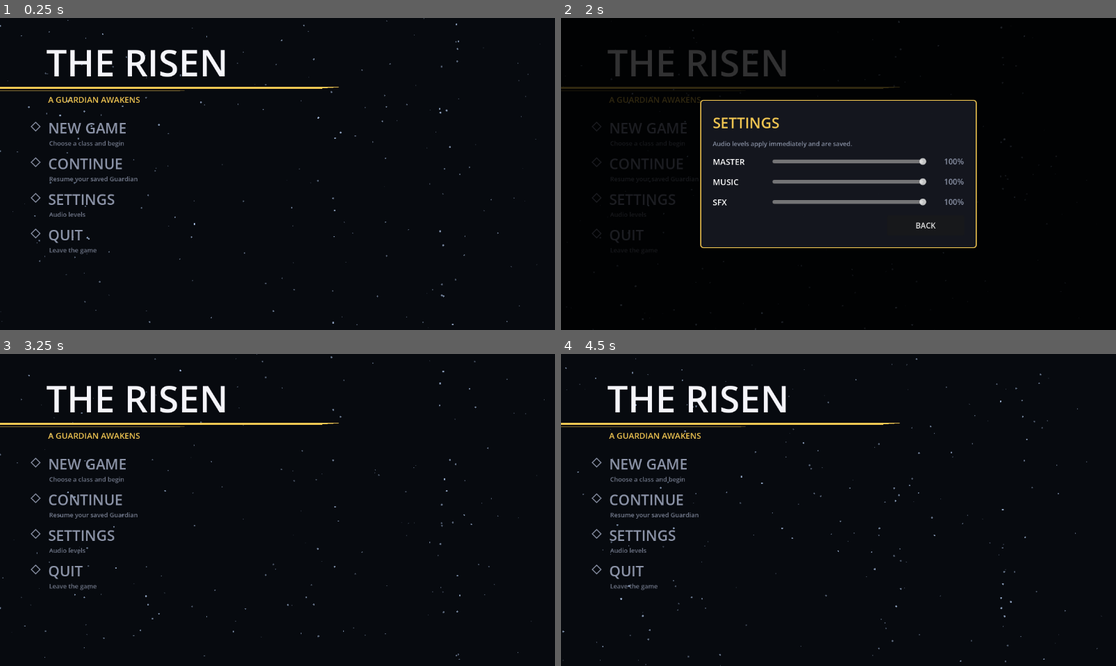
Above: before the commit, frames 1-4 (two rows, left to right).
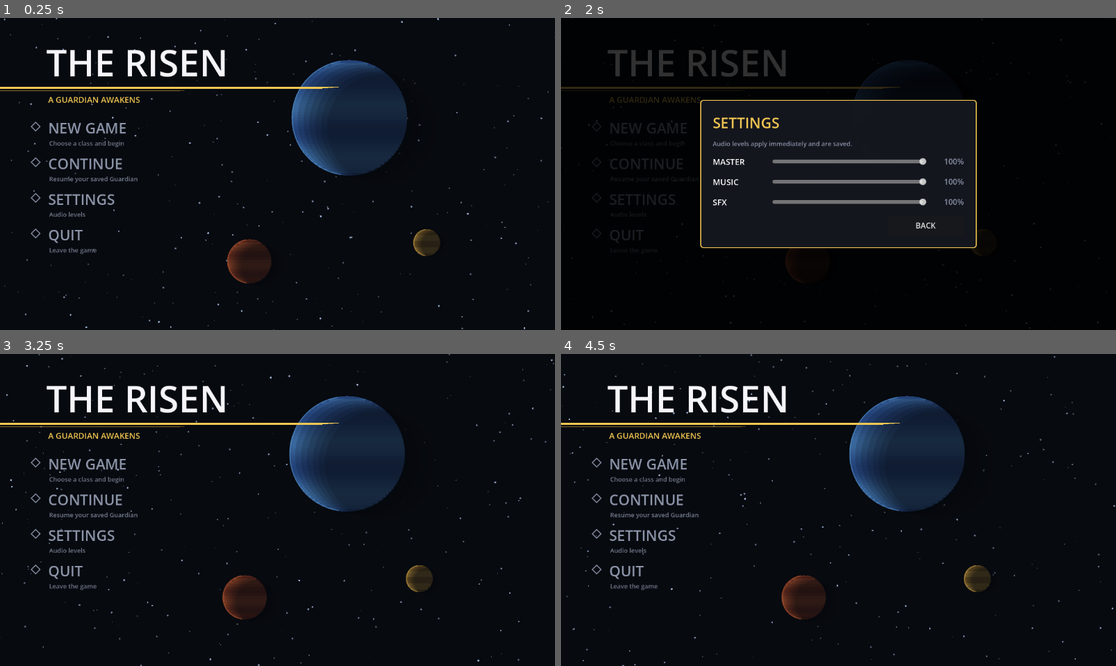
Above: after the commit, the same moments.

Repository: vasilisbit/The_Risen
Game: Godot game, scene res://ui/main_menu.tscn
The game is run twice, just before and just after one commit, with the same random seed, the same clock (stepped at 60 frames per second) and the same inputs.
Inputs (mouse positions are in pixels of both pictures, inside the frame that each line leads up to):
- Up to frame 1 (0.25 s): no input
- Up to frame 2 (2 s): tap Enter at 0.5 s; drag from (838, 174) to (894, 105) at 0.52 s; drag from (727, 189) to (810, 236) at 1.27 s
- Up to frame 3 (3.25 s): click "BACK" at 2 s; move the mouse to (333, 441) at 2.77 s; hold D (move_right) from 2.78 s (still down); hold E (interact) from 2.78 s (still down)
- Up to frame 4 (4.5 s): release D (move_right) at 3.5 s; release E (interact) at 3.5 s; drag from (810, 572) to (672, 463) at 3.52 s; move the mouse to (1005, 556) at 4.27 s; hold A (move_left) from 4.28 s (still down); hold Shift (sprint) from 4.28 s (still down)

The runs differ from the first frame. In frame 1, 7.7% of the frame differs, in the area x 0-100%, y 0-100%; in frame 2, 0.1%; in frame 3, 7.7%; in frame 4, 7.7%.

Commit message:
feat: Per-weapon models and icons, space skybox, HUD and menu polish
Six playtest-driven changes.

Ammo count and reserve now share one vertical band and are both centred in it,
so their midlines agree. They had separate y/height, which put the big number
visibly lower than the reserve and crowded the panel edge. The band also had
to grow: a 32 px font has a ~45 px minimum height, more than the old 36 px
band, so the label was quietly resizing itself past its box — the panel is now
166 tall instead of 152. Verified by asserting both rects share a centre and
the count is enclosed by the panel, rather than by eye.

Reserve reads an infinity glyph instead of "INF", at a larger size since the
glyph renders small next to text.

Each weapon type now has its own viewmodel and HUD icon, rebuilt on switch:
auto rifle (boxy receiver, long thin barrel, tall magazine), shotgun (short
twin-tube with a pump), sniper (very long barrel, scope, bipod), hand cannon
(stubby revolver with a cylinder). Recoil is per-weapon too, so the shotgun
kicks roughly twice as hard as the rifle.

The hub sky is a new space shader — dark gradient, faint nebula, three scales
of procedural stars from a hashed cell grid. It replaces ProceduralSky, which
was drawing a blue daytime horizon out of a starship window.

The window planet now shows the world you were LAST DEPLOYED TO rather than
the next target, with Earth before the first mission. `last_mission` is
written by Telemetry.mission_started, where every mission driver already
reports in, so it reflects where you actually went — entering Earth and dying
still leaves you in Earth orbit.

Main menu stars drift at 1.6 screen-widths per second instead of 14; measured
0.095 screens/s at the default depth, so a star takes ~10 s to cross rather
than under 2. Added three banded background planets. Their bands are sized to
the narrower of each chord's two edges so they stay inside the disc — using
the centre width let the corners poke past the limb and the planets came out
visibly stepped.

Verified in-engine: ammo and reserve share a centre and sit inside the panel;
reserve is the infinity glyph; the viewmodel rebuilds per weapon on switch
(5/6/9 parts for rifle/shotgun/sniper); the window planet follows
last_mission; captures confirm stars through the window, the aligned HUD, and
the menu planets. Headless import clean.

Diff:
--- a/scenes/hub/hub.tscn
+++ b/scenes/hub/hub.tscn
@@ -7,16 +7,20 @@
 [ext_resource type="PackedScene" path="res://ui/class_select.tscn" id="5_clssel"]
 [ext_resource type="Script" path="res://scripts/difficulty_select.gd" id="6_diffsel"]
 [ext_resource type="Script" path="res://scripts/hub_planet.gd" id="7_planet"]
+[ext_resource type="Shader" path="res://shaders/space_sky.gdshader" id="8_sky"]
 
-[sub_resource type="ProceduralSkyMaterial" id="ProceduralSkyMaterial_koree"]
+[sub_resource type="ShaderMaterial" id="ShaderMaterial_space"]
+shader = ExtResource("8_sky")
 
 [sub_resource type="Sky" id="Sky_ajtfx"]
-sky_material = SubResource("ProceduralSkyMaterial_koree")
+sky_material = SubResource("ShaderMaterial_space")
 
 [sub_resource type="Environment" id="Environment_ursuo"]
 background_mode = 2
 sky = SubResource("Sky_ajtfx")
 ambient_light_source = 3
+ambient_light_color = Color(0.35, 0.4, 0.55, 1)
+ambient_light_energy = 0.35
 tonemap_mode = 2
 
 [sub_resource type="StandardMaterial3D" id="StandardMaterial3D_koree"]
--- a/scripts/hub_planet.gd
+++ b/scripts/hub_planet.gd
@@ -1,13 +1,12 @@
 extends Node3D
 
 ## Planet seen through the hub's cockpit window (T-0028). A sphere with the
-## procedural planet shader, showing the mission you are heading to next:
-## Earth (blue) until Earth is cleared, then Mars (red), then Venus (orange).
+## procedural planet shader, showing the world you were LAST DEPLOYED TO —
+## the ship is parked in orbit around it — and Earth before your first mission.
 ##
-## "Texture per last completed mission" in the card reads as progress-driven,
-## and the DoD — clear Earth, return to the hub, see Mars — means it shows the
-## NEXT target rather than the one just finished. That is also the more useful
-## thing to look at from the mission table.
+## `last_mission` is written by the mission drivers when a mission starts, so
+## this reflects where you actually went rather than what the save flags say
+## you have finished. Entering Earth and dying still leaves you in Earth orbit.
 ##
 ## Rotation lives in the shader against TIME, so it is frame-rate independent
 ## and there is no per-frame script work to stutter.
@@ -54,7 +53,7 @@
 ## so _ready covers the normal path; this exists for tests and for any future
 ## in-place refresh.
 func refresh() -> void:
-	shown = _next_target()
+	shown = _last_visited()
 	var look: Dictionary = PLANETS.get(shown, PLANETS["Earth"])
 	if _mat == null:
 		return
@@ -66,16 +65,13 @@
 	_mat.set_shader_parameter("cloud_amount", look["clouds"])
 
 
-## The first mission not yet completed; once everything is done, stay on Venus.
-func _next_target() -> String:
+## The mission most recently deployed to, defaulting to Earth before the first.
+func _last_visited() -> String:
 	var sm := get_node_or_null("/root/SaveManager")
 	if sm == null:
 		return "Earth"
-	var flags: Dictionary = sm.data.get("mission_completion_flags", {})
-	for mission in ["Earth", "Mars", "Venus"]:
-		if not bool(flags.get(mission, false)):
-			return mission
-	return "Venus"
+	var last := String(sm.data.get("last_mission", "Earth"))
+	return last if PLANETS.has(last) else "Earth"
 
 
 func _build() -> void:
--- a/scripts/main_menu.gd
+++ b/scripts/main_menu.gd
@@ -12,7 +12,21 @@
 const HUB := "res://scenes/hub/hub.tscn"
 const GOLD := Color(0.95, 0.78, 0.32)
 const DIM := Color(0.55, 0.58, 0.66)
-const STAR_COUNT := 220
+const STAR_COUNT := 260
+## Screen widths per second at full parallax depth. Was 14 — far too fast.
+const STAR_DRIFT := 1.6
+
+## Background planets: x/y in screen fractions, radius in pixels, and the two
+## tones its banded surface mixes between. Drawn behind the menu text, right of
+## the entries so they never sit under a label.
+const MENU_PLANETS := [
+	{"pos": Vector2(0.78, 0.32), "radius": 120.0, "drift": 0.35,
+		"base": Color(0.16, 0.30, 0.55), "band": Color(0.35, 0.62, 0.85)},
+	{"pos": Vector2(0.60, 0.78), "radius": 46.0, "drift": 0.7,
+		"base": Color(0.42, 0.18, 0.12), "band": Color(0.72, 0.36, 0.20)},
+	{"pos": Vector2(0.92, 0.72), "radius": 28.0, "drift": 1.1,
+		"base": Color(0.45, 0.34, 0.14), "band": Color(0.78, 0.62, 0.28)},
+]
 
 var _entries: Array[Dictionary] = []
 var _hovered: int = -1
@@ -35,10 +49,11 @@
 
 func _process(delta: float) -> void:
 	_time += delta
-	# Drift the starfield sideways; wrap at the edges.
+	# Drift the starfield sideways; wrap at the edges. Slow — this is a distant
+	# field, not a warp effect; at the original speed it read as motion sickness.
 	for i in _stars.size():
 		var s := _stars[i]
-		s.x -= s.z * delta * 14.0
+		s.x -= s.z * delta * STAR_DRIFT
 		if s.x < -0.02:
 			s.x = 1.02
 			s.y = randf()
@@ -55,6 +70,9 @@
 		# Twinkle, keyed off each star's own speed so they don't pulse in sync.
 		a *= 0.75 + 0.25 * sin(_time * (1.0 + s.z * 3.0) + s.y * 20.0)
 		draw_circle(p, 0.6 + s.z * 1.4, Color(0.75, 0.85, 1.0, a))
+
+	for info in MENU_PLANETS:
+		_draw_menu_planet(info, vp)
 
 	# Angled gold band behind the title, echoing the HUD's super bar.
 	var band_y := vp.y * 0.22
@@ -81,6 +99,46 @@
 			var loop := PackedVector2Array(pts)
 			loop.append(pts[0])
 			draw_polyline(loop, DIM, 1.6, true)
+
+
+## A banded disc with a crescent of night, drifting slowly with the starfield.
+## Drawn with arcs rather than a texture, like the rest of the game's art.
+func _draw_menu_planet(info: Dictionary, vp: Vector2) -> void:
+	var frac: Vector2 = info["pos"]
+	var r: float = info["radius"]
+	# Wraps across the screen far slower than the stars, at its own rate.
+	var x := fposmod(frac.x - _time * float(info["drift"]) * 0.004, 1.3) - 0.15
+	var c := Vector2(x * vp.x, frac.y * vp.y)
+	if c.x < -r * 2.0 or c.x > vp.x + r * 2.0:
+		return
+
+	var base: Color = info["base"]
+	var band: Color = info["band"]
+	draw_circle(c, r, base)
+
+	# Latitude bands: horizontal chords. Each is sized to the NARROWER of its
+	# two edges so it stays inside the disc — using the centre width let the
+	# corners poke past the limb and the planet came out visibly stepped.
+	var rows := int(r / 3.0)
+	for i in rows:
+		var t0 := (float(i) / float(rows)) * 2.0 - 1.0        # -1..1 across the disc
+		var t1 := (float(i + 1) / float(rows)) * 2.0 - 1.0
+		var outer := maxf(absf(t0), absf(t1))
+		var half := sqrt(maxf(0.0, 1.0 - outer * outer)) * r
+		if half <= 0.5:
+			continue
+		var shade := 0.5 + 0.5 * sin(t0 * 7.0 + frac.x * 12.0)
+		var col := base.lerp(band, shade * 0.55)
+		draw_rect(Rect2(Vector2(c.x - half, c.y + t0 * r),
+			Vector2(half * 2.0, (t1 - t0) * r + 0.5)), col)
+
+	# Night side: a crescent, drawn as offset discs fading to the background.
+	for i in 7:
+		var k := float(i) / 6.0
+		draw_circle(c + Vector2(r * 0.55 * k, r * 0.18 * k),
+			r * (1.0 - 0.06 * k), Color(0.02, 0.03, 0.05, 0.16))
+	# Thin lit limb on the sunward side.
+	draw_arc(c, r - 1.0, PI * 0.55, PI * 1.45, 32, Color(band, 0.5), 2.0, true)
 
 
 func _gui_input(event: InputEvent) -> void:
--- a/scripts/save_manager.gd
+++ b/scripts/save_manager.gd
@@ -36,6 +36,8 @@
 		"difficulty_unlocks": {"Heroic": false, "Legendary": false},
 		# Selected modifier tier (T-0027); unlocks after Venus.
 		"selected_difficulty": "Normal",
+		# Most recent mission deployed to — drives the hub window planet (T-0028).
+		"last_mission": "Earth",
 		"total_kills": 0,
 		"total_deaths": 0,
 		"total_playtime": 0.0,
--- a/scripts/telemetry.gd
+++ b/scripts/telemetry.gd
@@ -117,6 +117,12 @@
 	_mission_start_msec = Time.get_ticks_msec()
 	deaths_this_mission = 0
 	loot_this_mission = 0
+	# Record where the ship is parked, for the hub window planet (T-0028).
+	# Done here because every mission driver already reports its start.
+	var sm := get_node_or_null("/root/SaveManager")
+	if sm:
+		sm.data["last_mission"] = mission_id
+		sm.save_game()
 	log_event("MissionStart", {
 		"mission_id": mission_id,
 		"class": _class_name(),
--- a/scripts/weapon_hud.gd
+++ b/scripts/weapon_hud.gd
@@ -5,16 +5,17 @@
 ## the other three weapons stacked below as dim rows with a coloured slot
 ## accent down the right edge.
 ##
-## Reserves read "INF" because the game has no reserve ammo — weapons reload
-## from an unlimited pool (TDD §4.2 lists reserves, but nothing tracks them).
-## Showing infinity is honest rather than inventing a number.
+## Reserves read as an infinity glyph because the game has no reserve ammo —
+## weapons reload from an unlimited pool (TDD §4.2 lists reserves, but nothing
+## tracks them). Showing infinity is honest rather than inventing a number.
 
 const MARGIN := Vector2(34, 30)
-const PANEL := Vector2(330, 152)
+const PANEL := Vector2(330, 166)
 const ROW_HEIGHT := 28.0
 const ACCENT_WIDTH := 4.0
 ## Height of the equipped-weapon block. Tall enough for the name to sit above
-## the magazine count instead of colliding with it.
+## the magazine count AND for the count's own minimum height (a 32 px font
+## needs ~45 px) to fit inside the band, so it doesn't grow past its box.
 const HEAD_HEIGHT := PANEL.y - ROW_HEIGHT * 3.0 - 6.0
 
 const EMPTY := Color(0.10, 0.11, 0.13, 0.85)
@@ -86,7 +87,8 @@
 	var divider := head.end.x - 62.0
 	draw_line(Vector2(divider, head.position.y + 24.0),
 		Vector2(divider, head.end.y - 6.0), FRAME, 1.5)
-	_draw_weapon_glyph(Vector2(38, head.position.y + head.size.y * 0.62), accent, 1.0)
+	_draw_weapon_glyph(weapons[active].weapon_name,
+		Vector2(38, head.position.y + head.size.y * 0.62), accent, 1.0)
 
 	# The other three weapons, dimmed.
 	var slot := 0
@@ -99,18 +101,40 @@
 		draw_rect(Rect2(Vector2(row.end.x - ACCENT_WIDTH, row.position.y),
 			Vector2(ACCENT_WIDTH, row.size.y)),
 			SLOT_COLORS[i % SLOT_COLORS.size()].darkened(0.25))
-		_draw_weapon_glyph(Vector2(30, y + row.size.y * 0.5), DIM, 0.62)
+		_draw_weapon_glyph(weapons[i].weapon_name, Vector2(30, y + row.size.y * 0.5), DIM, 0.62)
 		slot += 1
 
 
-## Simple side-on rifle silhouette: body, barrel, magazine, stock.
-func _draw_weapon_glyph(c: Vector2, col: Color, scale: float) -> void:
+## Side-on silhouette per weapon type, so a glance at the stack tells you which
+## row is which without reading names. Barrel points left.
+func _draw_weapon_glyph(kind: String, c: Vector2, col: Color, scale: float) -> void:
 	var w := 34.0 * scale
 	var h := 7.0 * scale
-	draw_rect(Rect2(c + Vector2(-w * 0.5, -h * 0.5), Vector2(w, h)), col)
-	draw_rect(Rect2(c + Vector2(w * 0.35, -h * 0.22), Vector2(w * 0.4, h * 0.45)), col)
-	draw_rect(Rect2(c + Vector2(-w * 0.12, h * 0.4), Vector2(h * 0.9, h * 1.5)), col)
-	draw_rect(Rect2(c + Vector2(-w * 0.62, -h * 0.1), Vector2(w * 0.2, h * 0.8)), col)
+	match kind:
+		"Shotgun":
+			# Short fat body, wide double barrel, pump under it.
+			draw_rect(Rect2(c + Vector2(-w * 0.25, -h * 0.6), Vector2(w * 0.55, h * 1.2)), col)
+			draw_rect(Rect2(c + Vector2(-w * 0.62, -h * 0.55), Vector2(w * 0.4, h * 0.5)), col)
+			draw_rect(Rect2(c + Vector2(-w * 0.62, h * 0.05), Vector2(w * 0.4, h * 0.4)), col)
+			draw_rect(Rect2(c + Vector2(-w * 0.45, h * 0.5), Vector2(w * 0.22, h * 0.5)), col)
+		"Sniper":
+			# Long thin barrel with a scope sitting proud on top.
+			draw_rect(Rect2(c + Vector2(-w * 0.15, -h * 0.35), Vector2(w * 0.5, h * 0.8)), col)
+			draw_rect(Rect2(c + Vector2(-w * 0.75, -h * 0.12), Vector2(w * 0.62, h * 0.3)), col)
+			draw_rect(Rect2(c + Vector2(-w * 0.1, -h * 0.95), Vector2(w * 0.36, h * 0.4)), col)
+			draw_rect(Rect2(c + Vector2(w * 0.3, -h * 0.4), Vector2(w * 0.2, h * 0.9)), col)
+		"Hand Cannon":
+			# Stubby: short barrel, fat cylinder, steep grip.
+			draw_rect(Rect2(c + Vector2(-w * 0.1, -h * 0.45), Vector2(w * 0.34, h * 0.9)), col)
+			draw_rect(Rect2(c + Vector2(-w * 0.44, -h * 0.2), Vector2(w * 0.36, h * 0.4)), col)
+			draw_circle(c + Vector2(w * 0.02, h * 0.05), h * 0.62, col)
+			draw_rect(Rect2(c + Vector2(w * 0.14, h * 0.3), Vector2(w * 0.16, h * 1.2)), col)
+		_:
+			# Auto rifle: boxy receiver, long thin barrel, tall magazine.
+			draw_rect(Rect2(c + Vector2(-w * 0.2, -h * 0.5), Vector2(w * 0.55, h)), col)
+			draw_rect(Rect2(c + Vector2(-w * 0.66, -h * 0.18), Vector2(w * 0.5, h * 0.36)), col)
+			draw_rect(Rect2(c + Vector2(-w * 0.05, h * 0.4), Vector2(h * 0.85, h * 1.5)), col)
+			draw_rect(Rect2(c + Vector2(w * 0.3, -h * 0.35), Vector2(w * 0.18, h * 0.8)), col)
 
 
 func _build_labels() -> void:
@@ -119,7 +143,9 @@
 	add_child(_name_label)
 	_ammo_label = _make_label(32, HORIZONTAL_ALIGNMENT_RIGHT)
 	add_child(_ammo_label)
-	_reserve_label = _make_label(18, HORIZONTAL_ALIGNMENT_CENTER)
+	# The infinity glyph reads small at text sizes, so it gets a larger size
+	# than a two-letter label would need.
+	_reserve_label = _make_label(26, HORIZONTAL_ALIGNMENT_CENTER)
 	_reserve_label.modulate = DIM
 	add_child(_reserve_label)
 	for i in 3:
@@ -156,16 +182,21 @@
 	_name_label.text = "%s%s" % [w.weapon_name.to_upper(),
 		"   RELOADING" if w.is_reloading() else ""]
 
+	# Count and reserve share one vertical band, both centred in it, so their
+	# midlines agree. Giving them separate y/height made the big number sit
+	# visibly lower than the reserve and crowd the panel edge.
 	var divider := PANEL.x - 62.0
-	_ammo_label.position = Vector2(PANEL.x - 210, 22)
-	_ammo_label.size = Vector2(divider - 8.0 - (PANEL.x - 210), head_h - 26)
+	var band_y := 21.0
+	var band_h := head_h - band_y - 5.0
+	_ammo_label.position = Vector2(PANEL.x - 210, band_y)
+	_ammo_label.size = Vector2(divider - 8.0 - (PANEL.x - 210), band_h)
 	_ammo_label.text = str(w.ammo)
 	# Flash the count red when the magazine is empty.
 	_ammo_label.modulate = Color(1.0, 0.45, 0.4) if w.ammo <= 0 else Color(1, 1, 1)
 
-	_reserve_label.position = Vector2(divider + 4.0, 24)
-	_reserve_label.size = Vector2(PANEL.x - divider - 12.0, head_h - 28)
-	_reserve_label.text = "INF"
+	_reserve_label.position = Vector2(divider + 4.0, band_y)
+	_reserve_label.size = Vector2(PANEL.x - divider - 12.0, band_h)
+	_reserve_label.text = "∞"
 
 	var slot := 0
 	for i in weapons.size():
--- a/scripts/weapon_manager.gd
+++ b/scripts/weapon_manager.gd
@@ -29,6 +29,9 @@
 		add_child(w)
 		w.state_changed.connect(_update_hud)
 		_weapons.append(w)
+	# Give the viewmodel the starting weapon's silhouette.
+	if _viewmodel and _viewmodel.has_method("set_weapon") and not _weapons.is_empty():
+		_viewmodel.set_weapon(_weapons[_active].weapon_name)
 	_update_hud()
 
 
@@ -64,6 +67,8 @@
 		return
 	active_weapon().cancel_reload()      # switching cancels an in-progress reload
 	_active = index
+	if _viewmodel and _viewmodel.has_method("set_weapon"):
+		_viewmodel.set_weapon(active_weapon().weapon_name)
 	_update_hud()
 
 
--- a/scripts/weapon_viewmodel.gd
+++ b/scripts/weapon_viewmodel.gd
@@ -1,37 +1,58 @@
 extends Node3D
-## Placeholder FPS weapon viewmodel (built from primitives — no external assets,
-## no licensing). Sits under the camera in the lower-right; kick() adds a recoil
+## FPS weapon viewmodels, built from primitives (no external assets, no
+## licensing). Sits under the camera in the lower-right; kick() adds a recoil
 ## impulse that decays each frame, so firing reads on screen.
+##
+## Each of the four weapon types gets its own silhouette and recoil weight —
+## a shotgun should not look or kick like a sniper. set_weapon() rebuilds when
+## the player switches, and the WeaponManager calls it on every switch.
 
 const REST_POS := Vector3(0.32, -0.26, -0.7)
-const KICK_BACK := 0.09      # metres pushed toward the camera (+Z)
-const KICK_UP := 0.06        # radians of muzzle rise
 const RECOVER := 14.0        # recovery speed
+
+## Per-weapon recoil, so the heavy guns shove harder.
+const KICK := {
+	"Auto Rifle": {"back": 0.07, "up": 0.045},
+	"Shotgun": {"back": 0.16, "up": 0.10},
+	"Sniper": {"back": 0.14, "up": 0.09},
+	"Hand Cannon": {"back": 0.11, "up": 0.075},
+}
+
+var weapon_name: String = "Auto Rifle"
 
 var _kick: float = 0.0
 var _rise: float = 0.0
+var _model: Node3D
 
 
 func _ready() -> void:
 	position = REST_POS
-	_build()
+	set_weapon(weapon_name)
 
 
-func _build() -> void:
-	var metal := _mat(Color(0.11, 0.11, 0.13), 0.7, 0.4)
-	var accent := _mat(Color(0.15, 0.35, 0.7), 0.2, 0.5, true, Color(0.12, 0.32, 0.85), 1.0)
-	_box(Vector3(0.0, 0.0, 0.0), Vector3(0.12, 0.14, 0.42), metal)          # receiver
-	_box(Vector3(0.0, 0.03, -0.36), Vector3(0.05, 0.05, 0.34), metal)       # barrel
-	_box(Vector3(0.0, 0.10, -0.06), Vector3(0.03, 0.03, 0.16), accent)      # top sight
-	var grip := _box(Vector3(0.0, -0.13, 0.13), Vector3(0.08, 0.18, 0.1), metal)
-	grip.rotation.x = 0.3                                                    # grip angled back
-	var mag := _box(Vector3(0.0, -0.16, -0.02), Vector3(0.06, 0.16, 0.09), accent)
-	mag.rotation.x = 0.08
+## Rebuild the viewmodel for `name_`. Cheap enough to do on every switch —
+## these are a handful of boxes and cylinders.
+func set_weapon(name_: String) -> void:
+	weapon_name = name_
+	if _model and is_instance_valid(_model):
+		_model.queue_free()
+	_model = Node3D.new()
+	add_child(_model)
+	match name_:
+		"Shotgun":
+			_build_shotgun()
+		"Sniper":
+			_build_sniper()
+		"Hand Cannon":
+			_build_hand_cannon()
+		_:
+			_build_auto_rifle()
 
 
 func kick() -> void:
-	_kick = KICK_BACK
-	_rise = KICK_UP
+	var k: Dictionary = KICK.get(weapon_name, KICK["Auto Rifle"])
+	_kick = float(k["back"])
+	_rise = float(k["up"])
 
 
 func _process(delta: float) -> void:
@@ -42,6 +63,71 @@
 	rotation.x = _rise
 
 
+# --- the four silhouettes ---------------------------------------------------
+
+## Boxy receiver, long thin barrel, tall magazine, blue accents.
+func _build_auto_rifle() -> void:
+	var metal := _mat(Color(0.11, 0.11, 0.13), 0.7, 0.4)
+	var accent := _mat(Color(0.15, 0.35, 0.7), 0.2, 0.5, true, Color(0.12, 0.32, 0.85), 1.0)
+	_box(Vector3(0, 0, 0), Vector3(0.12, 0.14, 0.42), metal)
+	_cyl(Vector3(0, 0.03, -0.36), 0.024, 0.34, metal)
+	_box(Vector3(0, 0.10, -0.06), Vector3(0.03, 0.03, 0.16), accent)
+	_grip(metal)
+	var mag := _box(Vector3(0, -0.16, -0.02), Vector3(0.06, 0.16, 0.09), accent)
+	mag.rotation.x = 0.08
+
+
+## Short, fat, twin-tube with a pump under the barrel. Green accents.
+func _build_shotgun() -> void:
+	var metal := _mat(Color(0.13, 0.12, 0.11), 0.6, 0.5)
+	var wood := _mat(Color(0.28, 0.16, 0.08), 0.0, 0.7)
+	var accent := _mat(Color(0.20, 0.60, 0.32), 0.2, 0.5, true, Color(0.15, 0.75, 0.35), 1.0)
+	_box(Vector3(0, 0, 0.02), Vector3(0.14, 0.15, 0.34), metal)
+	_cyl(Vector3(0, 0.035, -0.30), 0.038, 0.32, metal)          # wide bore
+	_cyl(Vector3(0, -0.02, -0.28), 0.030, 0.26, metal)          # under-tube
+	var pump := _box(Vector3(0, -0.02, -0.22), Vector3(0.09, 0.07, 0.14), wood)
+	pump.rotation.z = 0.02
+	_box(Vector3(0, 0.09, 0.0), Vector3(0.02, 0.02, 0.10), accent)
+	_grip(wood)
+
+
+## Very long barrel, big scope, bipod stubs. Purple accents.
+func _build_sniper() -> void:
+	var metal := _mat(Color(0.10, 0.10, 0.12), 0.75, 0.35)
+	var accent := _mat(Color(0.42, 0.28, 0.75), 0.2, 0.5, true, Color(0.45, 0.25, 0.95), 1.2)
+	_box(Vector3(0, 0, 0.04), Vector3(0.10, 0.12, 0.40), metal)
+	_cyl(Vector3(0, 0.02, -0.48), 0.020, 0.62, metal)           # long barrel
+	_cyl(Vector3(0, 0.115, -0.06), 0.035, 0.24, metal)          # scope tube
+	_cyl(Vector3(0, 0.115, -0.19), 0.045, 0.04, accent)         # objective lens
+	_box(Vector3(0, 0.055, -0.02), Vector3(0.02, 0.05, 0.05), metal)
+	_box(Vector3(0, 0.055, -0.14), Vector3(0.02, 0.05, 0.05), metal)
+	var bipod := _box(Vector3(0, -0.07, -0.40), Vector3(0.02, 0.10, 0.02), metal)
+	bipod.rotation.x = 0.35
+	_grip(metal)
+	var stock := _box(Vector3(0, -0.02, 0.26), Vector3(0.07, 0.11, 0.14), metal)
+	stock.rotation.x = -0.05
+
+
+## Stubby revolver: short barrel, fat cylinder, no magazine. Gold accents.
+func _build_hand_cannon() -> void:
+	var metal := _mat(Color(0.16, 0.15, 0.14), 0.8, 0.3)
+	var accent := _mat(Color(0.75, 0.55, 0.18), 0.6, 0.35, true, Color(1.0, 0.72, 0.25), 1.0)
+	_box(Vector3(0, 0, 0.02), Vector3(0.08, 0.10, 0.20), metal)
+	_cyl(Vector3(0, 0.015, -0.19), 0.022, 0.22, metal)          # short barrel
+	var cylinder := _cyl(Vector3(0, -0.005, -0.02), 0.045, 0.09, accent)
+	cylinder.rotation.z = 1.5708                                 # lie it across the frame
+	_box(Vector3(0, 0.065, -0.06), Vector3(0.015, 0.02, 0.10), accent)
+	var grip := _box(Vector3(0, -0.13, 0.08), Vector3(0.07, 0.17, 0.09), metal)
+	grip.rotation.x = 0.42                                       # steeper revolver grip
+
+
+func _grip(mat: StandardMaterial3D) -> void:
+	var grip := _box(Vector3(0, -0.13, 0.13), Vector3(0.08, 0.18, 0.1), mat)
+	grip.rotation.x = 0.3
+
+
+# --- primitives -------------------------------------------------------------
+
 func _box(center: Vector3, size: Vector3, mat: StandardMaterial3D) -> MeshInstance3D:
 	var mesh := MeshInstance3D.new()
 	var bm := BoxMesh.new()
@@ -49,7 +135,22 @@
 	mesh.mesh = bm
 	mesh.material_override = mat
 	mesh.position = center
-	add_child(mesh)
+	_model.add_child(mesh)
+	return mesh
+
+
+func _cyl(center: Vector3, radius: float, length: float, mat: StandardMaterial3D) -> MeshInstance3D:
+	var mesh := MeshInstance3D.new()
+	var cm := CylinderMesh.new()
+	cm.top_radius = radius
+	cm.bottom_radius = radius
+	cm.height = length
+	cm.radial_segments = 12
+	mesh.mesh = cm
+	mesh.material_override = mat
+	mesh.position = center
+	mesh.rotation.x = 1.5707963            # cylinders default to +Y; lie along -Z
+	_model.add_child(mesh)
 	return mesh
 
 
--- /dev/null
+++ b/shaders/space_sky.gdshader
@@ -0,0 +1,79 @@
+shader_type sky;
+
+// Deep space seen from the hub: a dark gradient, a faint nebula wash and a
+// dense procedural starfield. Replaces the default ProceduralSky, which drew a
+// blue daytime horizon out of a starship window.
+//
+// Stars come from a hashed cell grid rather than a texture, so they are stable
+// (a given direction always has the same star) and cost nothing to author.
+
+uniform vec3 horizon_color : source_color = vec3(0.03, 0.04, 0.07);
+uniform vec3 zenith_color : source_color = vec3(0.01, 0.01, 0.03);
+uniform vec3 nebula_color : source_color = vec3(0.10, 0.06, 0.22);
+uniform float nebula_strength = 0.5;
+uniform float star_density = 0.965;   // higher = fewer stars
+uniform float star_brightness = 1.0;
+
+float hash(vec3 p) {
+	p = fract(p * 0.3183099 + vec3(0.71, 0.113, 0.419));
+	p *= 17.0;
+	return fract(p.x * p.y * p.z * (p.x + p.y + p.z));
+}
+
+float vnoise(vec3 p) {
+	vec3 i = floor(p);
+	vec3 f = fract(p);
+	f = f * f * (3.0 - 2.0 * f);
+	return mix(
+		mix(mix(hash(i), hash(i + vec3(1, 0, 0)), f.x),
+			mix(hash(i + vec3(0, 1, 0)), hash(i + vec3(1, 1, 0)), f.x), f.y),
+		mix(mix(hash(i + vec3(0, 0, 1)), hash(i + vec3(1, 0, 1)), f.x),
+			mix(hash(i + vec3(0, 1, 1)), hash(i + vec3(1, 1, 1)), f.x), f.y), f.z);
+}
+
+float fbm(vec3 p) {
+	float sum = 0.0;
+	float amp = 0.5;
+	for (int i = 0; i < 4; i++) {
+		sum += vnoise(p) * amp;
+		p *= 2.11;
+		amp *= 0.5;
+	}
+	return sum;
+}
+
+// One star per grid cell, jittered inside it, so they never sit on a lattice.
+float stars(vec3 dir, float scale, float threshold, float size) {
+	vec3 p = dir * scale;
+	vec3 cell = floor(p);
+	float pick = hash(cell);
+	if (pick < threshold) {
+		return 0.0;
+	}
+	vec3 jitter = vec3(hash(cell + 1.7), hash(cell + 3.3), hash(cell + 5.9));
+	float d = length(fract(p) - jitter);
+	float core = smoothstep(size, 0.0, d);
+	// Twinkle: each star has its own phase so they don't pulse together.
+	float twinkle = 0.75 + 0.25 * sin(TIME * 1.6 + pick * 40.0);
+	return core * twinkle * (0.45 + 0.55 * hash(cell + 9.1));
+}
+
+void sky() {
+	vec3 dir = EYEDIR;
+	float up = clamp(dir.y * 0.5 + 0.5, 0.0, 1.0);
+	vec3 col = mix(horizon_color, zenith_color, up);
+
+	// Nebula: a soft, patchy wash so the void isn't perfectly flat.
+	float neb = fbm(dir * 2.4);
+	neb = smoothstep(0.45, 0.85, neb);
+	col += nebula_color * neb * nebula_strength;
+
+	// Three passes at different scales: a few big stars, many small ones.
+	float s = 0.0;
+	s += stars(dir, 60.0, star_density, 0.16) * 1.0;
+	s += stars(dir, 130.0, star_density + 0.015, 0.22) * 0.7;
+	s += stars(dir, 260.0, star_density + 0.025, 0.30) * 0.45;
+	col += vec3(0.85, 0.90, 1.0) * s * star_brightness;
+
+	COLOR = col;
+}
Not shown, added: shaders/space_sky.gdshader.uid
